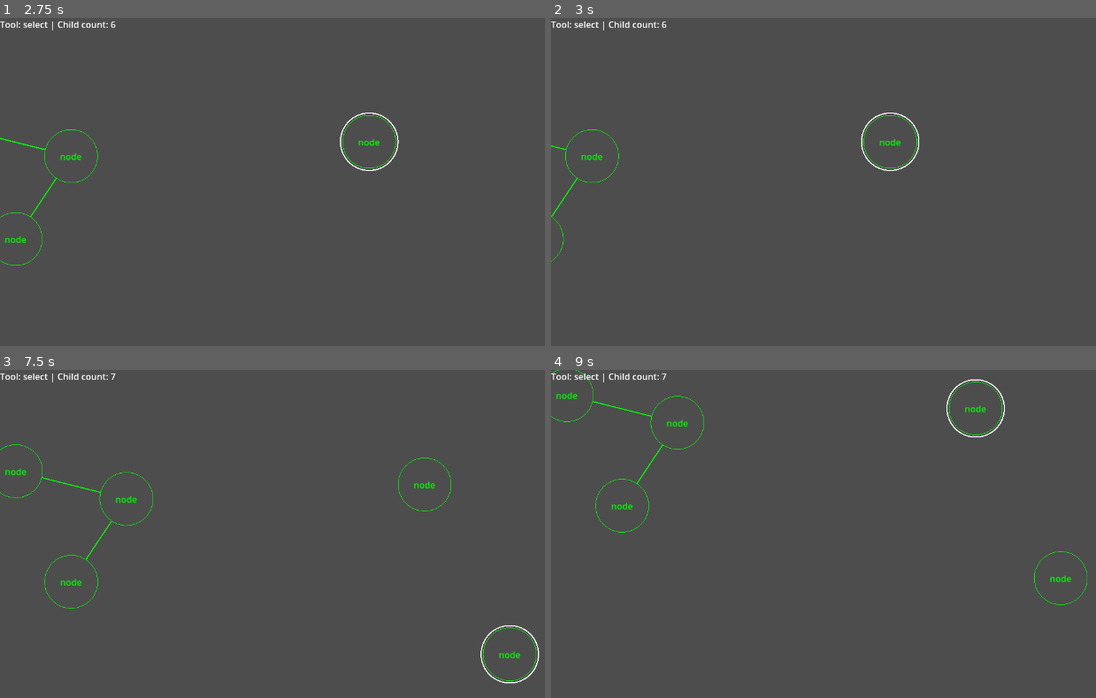
Above: before the commit, frames 1-4 (two rows, left to right).
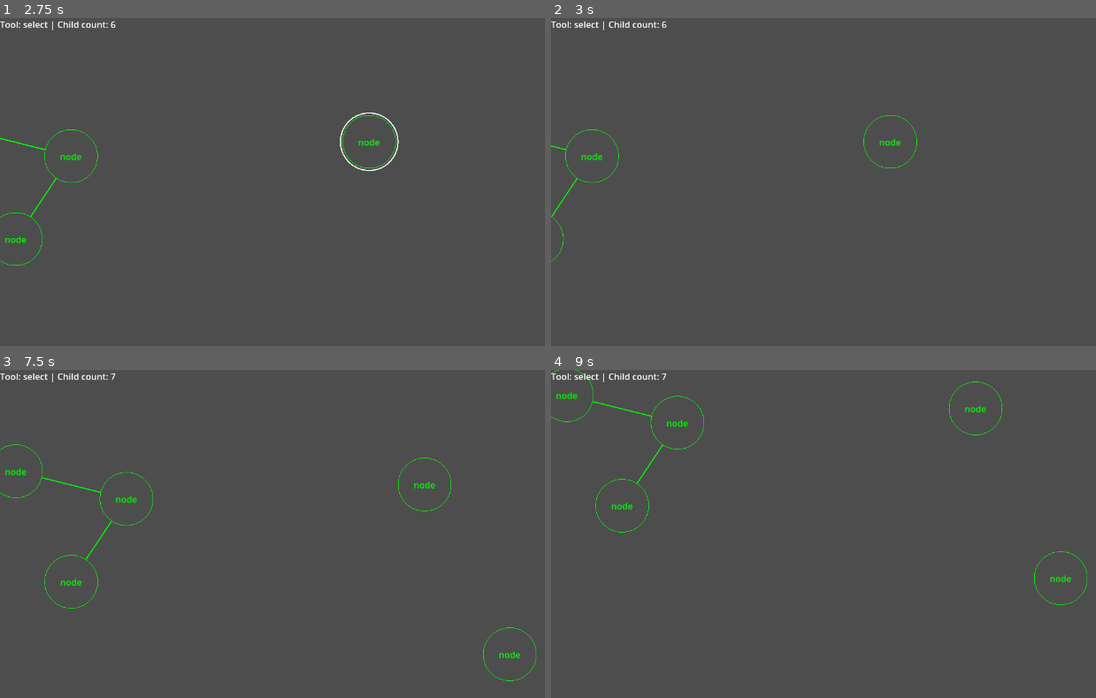
Above: after the commit, the same moments.

Repository: radomirbosak/poietic-playground
Game: Godot game, scene res://main.tscn
Same seed, same stepped clock (60 frames per second), same inputs: the game is played once before the commit and once after it.
Inputs (mouse positions are in pixels of both pictures, inside the frame that each line leads up to):
- Up to frame 1 (2.75 s): tap Enter at 0.5 s; move the mouse to (512, 218) at 0.52 s; hold Right (pan-right) 0.53-1.25 s; hold 3 (connect-tool) 0.53-1.25 s; click (512, 218) at 0.67 s; tap 1 (selection-tool) at 0.8, 2.3 s; drag from (212, 260) to (316, 326) at 1.27 s; tap Space at 2 s; move the mouse to (425, 142) at 2.02 s; hold Right (pan-right) from 2.03 s (still down); hold A (add-node) from 2.03 s (still down); click (425, 142) at 2.17 s
- Up to frame 2 (3 s): release Right (pan-right) at 2.75 s; release A (add-node) at 2.75 s; drag from (867, 326) to (692, 172) at 2.77 s
- Up to frame 3 (7.5 s): tap Enter at 3.5, 6.5 s; move the mouse to (outside the picture) at 3.52 s; hold Left (pan-left) 3.53-4.25 s; hold Backspace (delete) 3.53-4.25 s; click (outside the picture) at 3.67 s; tap 1 (selection-tool) at 3.8, 5.3, 6.8 s; drag from (141, 524) to (245, 481) at 4.27 s; tap Space at 5 s; move the mouse to (386, 589) at 5.02 s; hold Down (pan-down) 5.03-5.75 s; hold 3 (connect-tool) 5.03-5.75 s; click (386, 589) at 5.17 s; drag from (245, 481) to (212, 612) at 5.77 s; move the mouse to (512, 570) at 6.52 s; hold Up (pan-up) 6.53-7.25 s; hold A (add-node) 6.53-7.25 s; click (512, 570) at 6.67 s; drag from (212, 612) to (316, 678) at 7.27 s
- Up to frame 4 (9 s): move the mouse to (976, 494) at 8.02 s; hold Down (pan-down) 8.03-8.75 s; hold Backspace (delete) 8.03-8.75 s; click (976, 494) at 8.17 s; tap 1 (selection-tool) at 8.3 s; drag from (867, 678) to (692, 524) at 8.77 s

Frame 1 is identical in both runs. In frame 2, 0.1% of the frame differs, in the area x 56-68%, y 28-47%; in frame 3, 0.2%, in the area x 88-100%, y 77-96%; in frame 4, 0.1%.

Commit message:
Created CanvasTool
- Created new tool base class CanvasTool
- Moved mouse event handling into canvas tool subclasses
- Added SelectionTool to handle selection and object moving
- Added ConnectTool to handle node connections

Diff:
--- a/diagram/diagram_canvas.gd
+++ b/diagram/diagram_canvas.gd
@@ -1,24 +1,25 @@
-extends Node2D
-
+class_name DiagramCanvas extends Node2D
 
 # Diagram Content
 var connections: Array[DiagramConnection] = []
 var nodes: Array[DiagramNode] = []
 
-var selected_objects: Array[DiagramNode] = []
+# Selection
+var selection: Array[DiagramNode] = []
 
+# Panning
 var pan_speed = 0          # Current speed of panning
 var max_speed = 2000       # Maximum speed
 var acceleration = 400     # Acceleration rate
 var deceleration = 600     # Deceleration rate
 var velocity = Vector2.ZERO  # Current velocity of the camera
 
+func _input(event):
+	var tool = Global.current_tool
+	if tool != null:
+		tool.canvas = self
+		tool.handle_intput(event)
 
-# Connector tool
-var dragging_connection: DiagramConnection = null
-var dragging_target: Node2D = null
-
-# Called every frame. 'delta' is the elapsed time since the previous frame.
 func _process(delta):
 	var direction = Vector2.ZERO
 	# Check input for panning directions
@@ -54,127 +55,15 @@
 
 	return null
 
-var is_dragging = false
-var drag_position = Vector2()
-enum SelectToolState {
-	EMPTY, HIT, SELECT, MOVE
-}
-var select_tool_state: SelectToolState = SelectToolState.EMPTY
-
-# Click on empty
-# Click on node
-
-
-func _input(event):
-	if Global.current_tool == Global.Tool.SELECT:
-		handle_select_input(event)
-	elif  Global.current_tool == Global.Tool.CONNECT:
-		handle_connect_input(event)
-
-func handle_select_input(event):
-	if event is InputEventMouseButton:
-		# BEGIN
-		if event.is_pressed():
-			var mouse_position = get_viewport().get_mouse_position()
-			print("Click at ", event.position, " mouse at ", mouse_position)
-			var candidate = object_at_position(mouse_position)
-			if candidate:
-				if event.shift_pressed:
-					var index = selected_objects.find(candidate)
-					if index == -1:
-						candidate.set_selected(true)
-						selected_objects.append(candidate)
-					else:
-						candidate.set_selected(false)
-						selected_objects.remove_at(index)
-				else:
-					if selected_objects.is_empty():
-						candidate.set_selected(true)
-						selected_objects = [candidate]
-					else:
-						var index = selected_objects.find(candidate)
-						if index == -1:
-							clear_selection()
-							candidate.set_selected(true)
-							selected_objects = [candidate]
-						else:
-							pass
-
-				print("Selection size ", len(selected_objects))
-				drag_position = mouse_position
-				select_tool_state = SelectToolState.HIT
-			else:
-				print("will select")
-				selected_objects = []
-				select_tool_state = SelectToolState.SELECT
-				# Initiate rubber band
-		elif event.is_released():
-			match select_tool_state:
-				SelectToolState.HIT, SelectToolState.SELECT:
-					print("Conclude select")
-					for node in nodes:
-						node.set_selected(selected_objects.has(node))
-				SelectToolState.MOVE:
-					pass
-				_:
-					push_error("Invalid selection tool state: ", select_tool_state)
-			select_tool_state = SelectToolState.EMPTY
-
-	if event is InputEventMouseMotion:
-		match select_tool_state:
-			SelectToolState.SELECT:
-				pass
-			SelectToolState.HIT, SelectToolState.MOVE:
-				var move_delta = event.position - drag_position
-				move_selection(move_delta)
-				drag_position = event.position
-				select_tool_state == SelectToolState.MOVE
-
 func clear_selection():
-	for node in selected_objects:
+	for node in selection:
 		node.set_selected(false)
-
+	selection.clear()
 
 func move_selection(delta: Vector2):
-	print("Move selection of ", len(selected_objects))
-	for node in selected_objects:
+	for node in selection:
 		var new_position = node.position + delta
 		move_diagram_node(node, new_position)
-
-
-func handle_connect_input(event: InputEvent):
-	if event is InputEventMouseButton:
-		if event.is_pressed():
-			print("initiate connect")
-			var mouse_position = get_viewport().get_mouse_position()
-			var selection = object_at_position(mouse_position)
-			if selection != null:
-				create_drag_connection(selection)
-				is_dragging = true
-				print("Connect initiated at ", selection)
-			else:
-				print("Empty connect click")
-				is_dragging = false
-		elif event.is_released():
-			print("Conclude connect")
-			if dragging_connection == null:
-				push_error("Concluding connection without connection node")
-				return
-			is_dragging = false
-			dragging_target.free()
-
-			var mouse_position = get_viewport().get_mouse_position()
-			var target = object_at_position(mouse_position)
-			if target != null:
-				add_connection(dragging_connection.origin, target)
-			dragging_connection.free()
-			dragging_connection = null
-
-	elif event is InputEventMouseMotion and is_dragging:
-		print("Connect to: ", event.position)
-		var mouse_position = get_viewport().get_mouse_position()
-		dragging_target.position = dragging_target.get_parent().to_local(mouse_position)
-		dragging_connection.update_shape()
 
 func get_connections(node: DiagramNode) -> Array[DiagramConnection]:
 	var children: Array[DiagramConnection] = []
@@ -188,17 +77,6 @@
 	for connection in get_connections(node):
 		connection.update_shape()
 
-func create_drag_connection(origin):
-	if dragging_connection != null:
-		push_error("Creating drag connection when one already exists")
-	dragging_connection = DiagramConnection.new()
-	dragging_target = Node2D.new()
-	add_child(dragging_connection)
-	add_child(dragging_target)
-	dragging_target.position = origin.position
-	dragging_connection.set_connection(origin, dragging_target)
-
-	dragging_connection.update_shape()
 
 var counter: int = 0
 
--- a/diagram/diagram_node.gd
+++ b/diagram/diagram_node.gd
@@ -17,8 +17,6 @@
 	shape = CircleShape2D.new()
 	shape.radius = 48
 	update_children()
-	print("Node position :", self.position)
-	print("Label position:", label.position)
 
 func bounding_circle_radius() -> float:
 	return shape.radius
@@ -35,12 +33,6 @@
 func set_selected(flag: bool):
 	self.is_selected = flag
 	queue_redraw()
-	if flag:
-		# selection_highlight = ShapeNode.new()
-		# selection_highlight.shape
-		pass
-	else:
-		pass
 
 func has_point(point: Vector2):
 	var local_point = to_local(point)
--- a/global.gd
+++ b/global.gd
@@ -1,17 +1,10 @@
 extends Node
 
-enum Tool {
-	SELECT = 0,
-	CONNECT = 1,
-}
+var selection_tool = SelectionTool.new()
+var connect_tool = ConnectTool.new()
 
-var current_tool: Tool = Tool.SELECT
+var current_tool: CanvasTool = selection_tool
 
-# Called when the node enters the scene tree for the first time.
 func _ready():
-	pass # Replace with function body.
-
-
-# Called every frame. 'delta' is the elapsed time since the previous frame.
-func _process(delta):
+	# Initialize globals here
 	pass
--- a/main.gd
+++ b/main.gd
@@ -21,11 +21,10 @@
 
 
 func _input(event):
-	if event.is_action_pressed("connect-tool"):
-		set_tool(Global.Tool.CONNECT)
-	elif event.is_action_pressed("selection-tool"):
-		set_tool(Global.Tool.SELECT)
-
+	if event.is_action_pressed("selection-tool"):
+		Global.current_tool = Global.selection_tool
+	elif event.is_action_pressed("connect-tool"):
+		Global.current_tool = Global.connect_tool
 	elif event.is_action_pressed("add-node"):
 		var mouse_position = get_viewport().get_mouse_position()
 		var new_postion = $DiagramCanvas.to_local(mouse_position)
@@ -34,28 +33,19 @@
 	elif event.is_action_pressed("delete"):
 		print("Delete (not yet)")
 
-
-
-func set_tool(tool: Global.Tool):
-	print("Use tool: ", tool)
-	Global.current_tool = tool
-	update_status_text()
-
 func _process(delta):
 	update_status_text()
 
 func update_status_text():
 	var text = "Tool: "
-	if Global.current_tool == Global.Tool.SELECT:
-		text += "select"
-	elif Global.current_tool == Global.Tool.CONNECT:
-		text += "connect"
+	var tool = Global.current_tool
+	if tool != null:
+		text += tool.tool_name()
 	else:
-		text += "(UNKNOWN TOOL)"
+		text += "(none)"
 
 	text += " | Child count: " + str($DiagramCanvas.get_child_count())
 	$StatusText.text = text
-
 
 func _on_window_resized():
 	var window_size = DisplayServer.window_get_size()
--- /dev/null
+++ b/tool/canvas_tool.gd
@@ -0,0 +1,35 @@
+class_name CanvasTool extends Node
+
+var canvas: DiagramCanvas
+
+var initial_pointer_position: Vector2 = Vector2()
+
+func tool_name() -> String:
+	return "default"
+
+func handle_intput(event: InputEvent):
+	if event is InputEventMouseButton:
+		var mouse_position = event.global_position
+		if event.is_pressed():
+			initial_pointer_position = mouse_position
+			input_began(event, mouse_position)
+		elif event.is_released():
+			input_ended(event, mouse_position)
+			initial_pointer_position = Vector2()
+	elif event is InputEventMouseMotion:
+		input_moved(event, event.relative)
+	elif event.is_canceled():
+		input_cancelled(event)
+		initial_pointer_position = Vector2()
+
+func input_began(event: InputEvent, pointer_position: Vector2):
+	pass
+
+func input_ended(event: InputEvent, pointer_position: Vector2):
+	pass
+
+func input_moved(event: InputEvent, move_delta: Vector2):
+	pass
+
+func input_cancelled(event: InputEvent):
+	pass
--- /dev/null
+++ b/tool/connect_tool.gd
@@ -0,0 +1,59 @@
+class_name ConnectTool extends CanvasTool
+
+enum ConnectToolState {
+	EMPTY, CONNECT
+}
+
+var state: ConnectToolState
+
+var last_pointer_position = Vector2()
+
+var dragging_connection: DiagramConnection = null
+var dragging_target: Node2D = null
+
+func tool_name() -> String:
+	return "connect"
+
+func input_began(event: InputEvent, pointer_position: Vector2):
+	print("initiate connect")
+	var candidate = canvas.object_at_position(pointer_position)
+	if candidate != null:
+		create_drag_connection(candidate, pointer_position)
+		state = ConnectToolState.CONNECT
+		print("Connect initiated at ", candidate)
+	else:
+		print("Empty connect click")
+		state = ConnectToolState.EMPTY
+
+func input_ended(event: InputEvent, pointer_position: Vector2):
+	print("Conclude connect")
+	if dragging_connection == null:
+		push_error("Concluding connection without connection node")
+		return
+	state = ConnectToolState.EMPTY
+	dragging_target.free()
+
+	var target = canvas.object_at_position(pointer_position)
+	if target != null:
+		canvas.add_connection(dragging_connection.origin, target)
+	dragging_connection.free()
+	dragging_connection = null
+
+func input_moved(event: InputEvent, move_delta: Vector2):
+	if state == ConnectToolState.CONNECT:
+		print("Connect to: ", event.position)
+		dragging_target.position += move_delta
+		dragging_connection.update_shape()
+
+func create_drag_connection(origin: DiagramNode, pointer_position: Vector2):
+	assert(canvas != null)
+	assert(dragging_connection == null)
+
+	dragging_connection = DiagramConnection.new()
+	dragging_target = Node2D.new()
+	canvas.add_child(dragging_connection)
+	canvas.add_child(dragging_target)
+	dragging_target.position = pointer_position
+	dragging_connection.set_connection(origin, dragging_target)
+
+	dragging_connection.update_shape()
--- /dev/null
+++ b/tool/selection_tool.gd
@@ -0,0 +1,58 @@
+class_name SelectionTool extends CanvasTool
+
+var last_pointer_position = Vector2()
+
+enum SelectToolState {
+	EMPTY, HIT, SELECT, MOVE
+}
+var state: SelectToolState = SelectToolState.EMPTY
+
+func tool_name() -> String:
+	return "select"
+
+func input_began(event: InputEvent, pointer_position: Vector2):
+	var candidate = canvas.object_at_position(pointer_position)
+	if candidate:
+		if event.shift_pressed:
+			var index = canvas.selection.find(candidate)
+			if index == -1:
+				candidate.set_selected(true)
+				canvas.selection.append(candidate)
+			else:
+				candidate.set_selected(false)
+				canvas.selection.remove_at(index)
+		else:
+			if canvas.selection.is_empty():
+				candidate.set_selected(true)
+				canvas.selection = [candidate]
+			else:
+				var index = canvas.selection.find(candidate)
+				if index == -1:
+					canvas.clear_selection()
+					candidate.set_selected(true)
+					canvas.selection = [candidate]
+				else:
+					pass
+
+		last_pointer_position = pointer_position
+		state = SelectToolState.HIT
+	else:
+		# print("Clearing selection")
+		canvas.clear_selection()
+		state = SelectToolState.SELECT
+		# Initiate rubber band
+
+func input_moved(event: InputEvent, move_delta: Vector2):
+	match state:
+		SelectToolState.SELECT:
+			pass
+		SelectToolState.HIT, SelectToolState.MOVE:
+			canvas.move_selection(move_delta)
+			last_pointer_position += move_delta
+			state == SelectToolState.MOVE
+
+func input_ended(event: InputEvent, mouse_position: Vector2):
+	state = SelectToolState.EMPTY
+
+func input_cancelled(event: InputEvent):
+	pass
